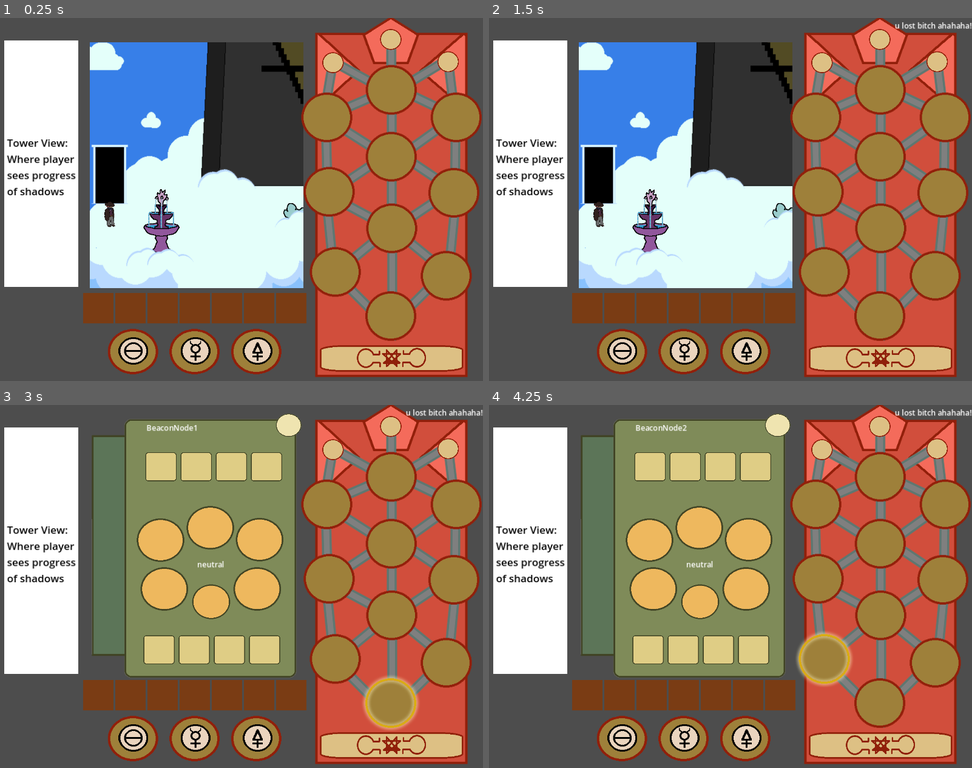
Above: before the commit, frames 1-4 (two rows, left to right).
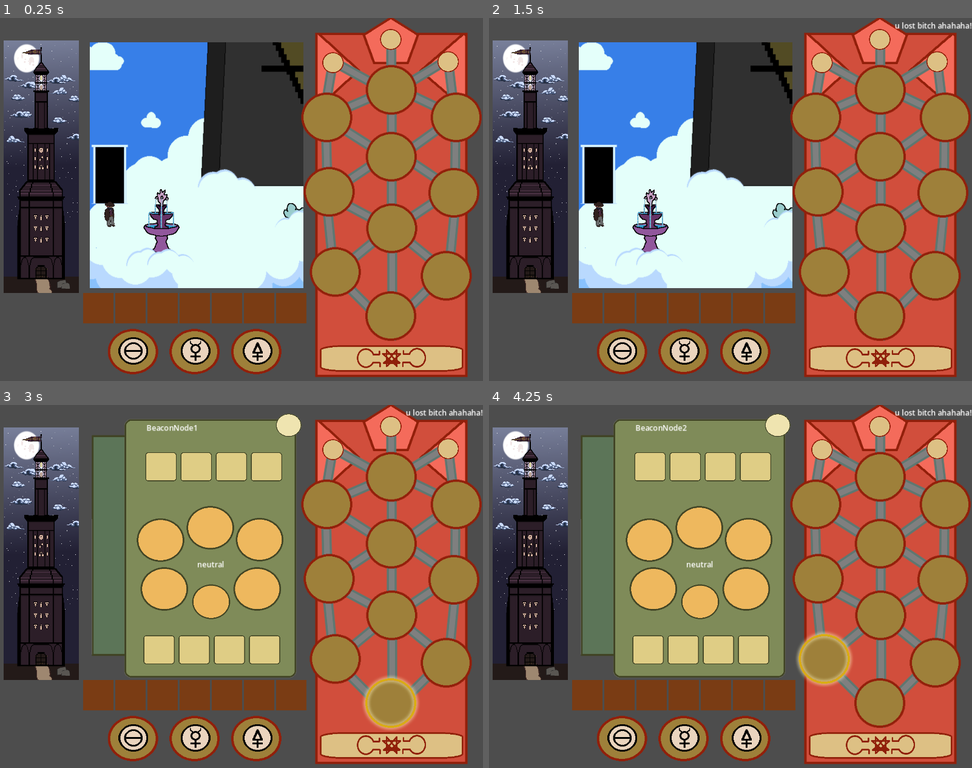
Above: after the commit, the same moments.

Repository: mccajd/Quintessential
Game: Godot game, scene res://Levels/beacon_puzzle_main.tscn
The game is run twice, just before and just after one commit, with the same random seed, the same clock (stepped at 60 frames per second) and the same inputs. The engine's default icon, where the game draws it, is replaced by a stand-in: a white triangle on a blue panel in a dark square.
Inputs (mouse positions are in pixels of both pictures, inside the frame that each line leads up to):
- Up to frame 1 (0.25 s): no input
- Up to frame 2 (1.5 s): click (880, 359) at 0.5 s; click (880, 359) at 1.25 s
- Up to frame 3 (3 s): click (391, 746) at 2 s; tap Enter at 2.75 s; move the mouse to (391, 702) at 2.77 s; press the mouse at (391, 702) at 2.78 s
- Up to frame 4 (4.25 s): tap Space at 3.5 s; move the mouse to (822, 659) at 3.52 s; release the mouse at (822, 659) at 3.53 s; click (822, 659) at 3.6 s

The runs differ from the first frame. In frame 1, 10% of the frame differs, in the area x 0-17%, y 6-76%; in frame 2, 10%; in frame 3, 10%; in frame 4, 10%.

Commit message:
add tower view to main screen

Diff:
--- a/Levels/beacon_puzzle_main.tscn
+++ b/Levels/beacon_puzzle_main.tscn
@@ -1,8 +1,9 @@
-[gd_scene load_steps=7 format=3 uid="uid://b16x2m82ri0xj"]
+[gd_scene load_steps=8 format=3 uid="uid://b16x2m82ri0xj"]
 
 [ext_resource type="Script" path="res://Scripts/main.gd" id="1_nu8b2"]
 [ext_resource type="PackedScene" uid="uid://xlfxdxlhlrkm" path="res://Scenes/beacon_puzzle.tscn" id="2_6o530"]
 [ext_resource type="PackedScene" uid="uid://cqwfracn5qwr4" path="res://Levels/cloud_room.tscn" id="5_quxlp"]
+[ext_resource type="PackedScene" uid="uid://bikq8h6hctftq" path="res://Scenes/tower_ext_view.tscn" id="6_xqt5k"]
 [ext_resource type="Script" path="res://Scripts/bgm.gd" id="13_c8aie"]
 [ext_resource type="PackedScene" uid="uid://bjse5p8p12uhr" path="res://Scenes/tooltips.tscn" id="14_02nus"]
 
@@ -57,6 +58,10 @@
 of shadows"
 label_settings = SubResource("LabelSettings_tft4m")
 
+[node name="TowerExtView" parent="TowerExteriorView" instance=ExtResource("6_xqt5k")]
+position = Vector2(92, 314)
+scale = Vector2(-0.3, 0.37)
+
 [node name="AudioStreamPlayer" type="AudioStreamPlayer" parent="."]
 script = ExtResource("13_c8aie")
 
--- a/Scenes/tower_ext_view.tscn
+++ b/Scenes/tower_ext_view.tscn
@@ -112,7 +112,7 @@
 "speed": 5.0
 }]
 
-[node name="TowerView" type="Node"]
+[node name="TowerExtView" type="Node2D"]
 script = ExtResource("1_hq1mf")
 
 [node name="AnimatedSprite2D" type="AnimatedSprite2D" parent="."]
@@ -120,6 +120,7 @@
 animation = &"tower_0"
 
 [node name="GameTimer" type="Timer" parent="."]
+wait_time = 120.0
 autostart = true
 
 [connection signal="timeout" from="GameTimer" to="." method="_on_game_timer_timeout"]
